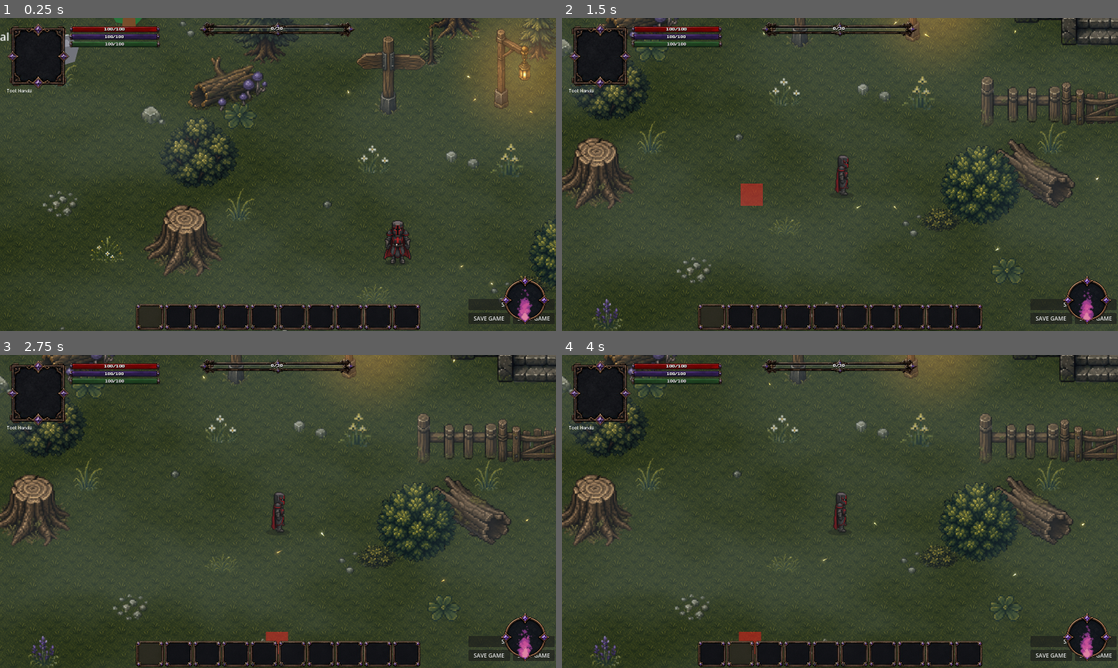
Above: before the commit, frames 1-4 (two rows, left to right).
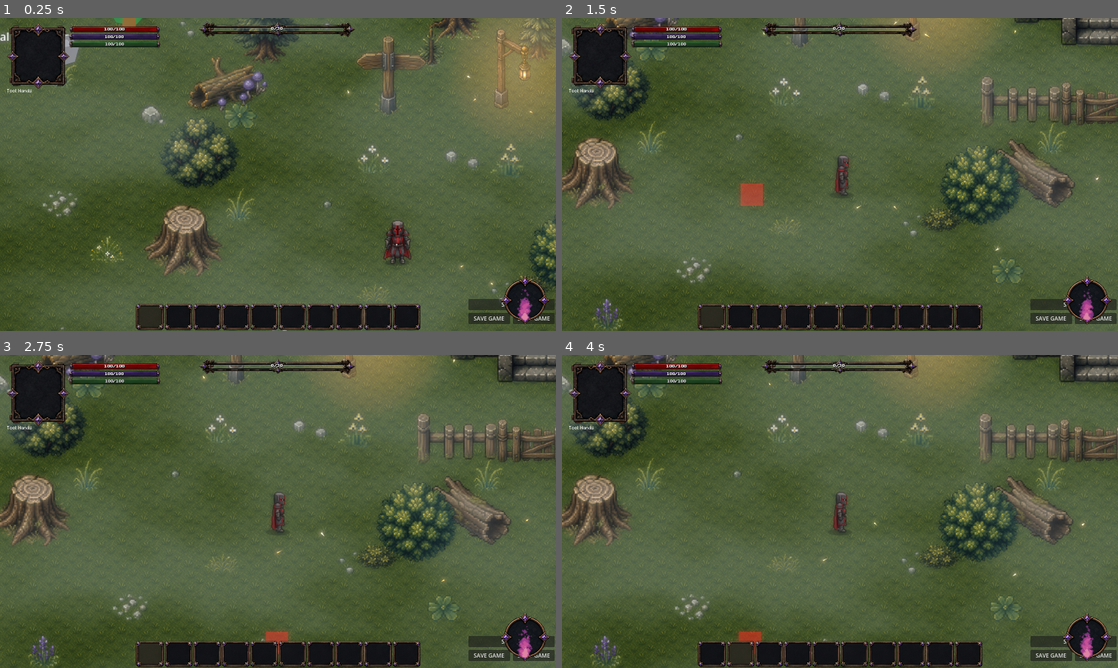
Above: after the commit, the same moments.

Repository: ramonsamagaio/Oathwake-Main
Game: Godot game, scene res://scenes/game/Game.tscn
The game is run twice, just before and just after one commit, with the same random seed, the same clock (stepped at 60 frames per second) and the same inputs. This scene is started directly instead of the project's main scene.
Inputs (mouse positions are in pixels of both pictures, inside the frame that each line leads up to):
- Up to frame 1 (0.25 s): no input
- Up to frame 2 (1.5 s): tap Enter at 0.5 s; move the mouse to (962, 158) at 0.52 s; hold D 0.53-1.25 s; tap B at 0.6 s; click (962, 158) at 0.67 s; tap Space at 0.77 s; drag from (728, 190) to (812, 237) at 1.27 s
- Up to frame 3 (2.75 s): click (278, 652) at 2 s
- Up to frame 4 (4 s): click (712, 652) at 2.75 s; click (739, 652) at 3.5 s

The runs differ from the first frame. In frame 1, 69% of the frame differs, in the area x 0-100%, y 0-100%; in frame 2, 68%; in frame 3, 68%; in frame 4, 68%.

Commit message:
Place screen effects directly in global post FX container

Diff:
--- a/scenes/game/Game.tscn
+++ b/scenes/game/Game.tscn
@@ -18,6 +18,7 @@
 [ext_resource type="PackedScene" uid="uid://c3wm4u4aeb7c4" path="res://scenes/enemies/Slime.tscn" id="16_slime"]
 [ext_resource type="PackedScene" path="res://scenes/ui/HUDStatusUI.tscn" id="17_hud_status"]
 [ext_resource type="PackedScene" path="res://scenes/effects/MapFogOverlay.tscn" id="18_map_fog"]
+[ext_resource type="PackedScene" path="res://scenes/effects/ScreenEffects.tscn" id="19_screen_effects"]
 
 [node name="Game" type="Node2D" unique_id=2133599417]
 script = ExtResource("1_game_script")
@@ -34,6 +35,8 @@
 [node name="WorldPostEffects" type="Node" parent="."]
 
 [node name="MapFogOverlay" parent="WorldPostEffects" instance=ExtResource("18_map_fog")]
+
+[node name="ScreenEffects" parent="WorldPostEffects" instance=ExtResource("19_screen_effects")]
 
 [node name="UI" type="CanvasLayer" parent="." unique_id=53977041]
 layer = 10
